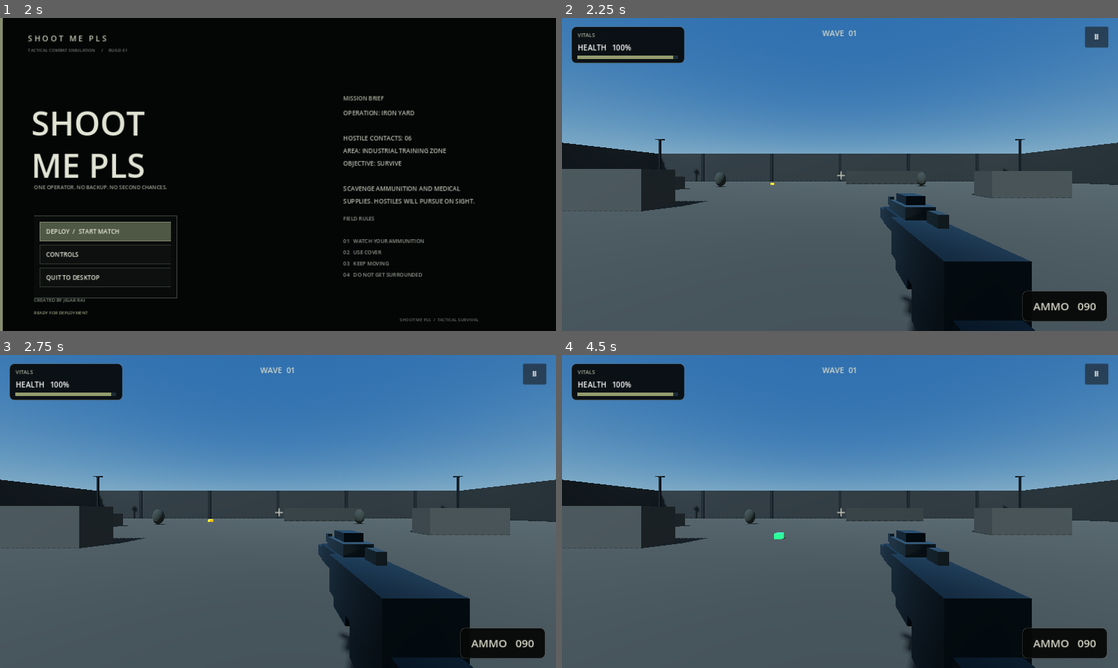
Above: before the commit, frames 1-4 (two rows, left to right).
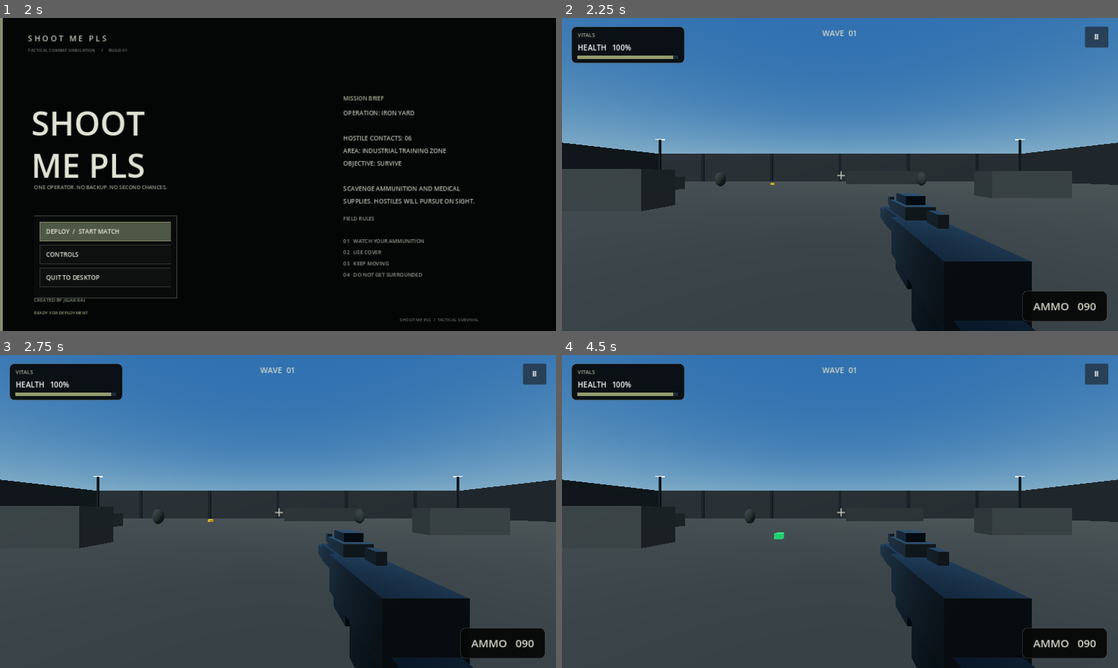
Above: after the commit, the same moments.

Repository: Jigar1234Nob/shootmepls
Game: Godot game, scene res://Scenes/Main.tscn
Same seed, same stepped clock (60 frames per second), same inputs: the game is played once before the commit and once after it.
Inputs:
- Up to frame 1 (2 s): click "CONTROLS" at 0.5 s; click "BACK TO MAIN MENU" at 1.25 s
- Up to frame 2 (2.25 s): click "DEPLOY / START MATCH" at 2 s
- Up to frame 3 (2.75 s): no input
- Up to frame 4 (4.5 s): click "Ⅱ" at 2.75 s; click "RESTART MATCH" at 3.5 s; click "DEPLOY / START MATCH" at 4.25 s

Frame 1 is identical in both runs. In frame 2, 2.8% of the frame differs, in the area x 14-100%, y 38-100%; in frame 3, 2.8%; in frame 4, 2.8%.

Commit message:
Polish screen-space menus, neon fixtures and reduce rendering cost

Diff:
--- a/Scripts/Game.gd
+++ b/Scripts/Game.gd
@@ -1,6 +1,7 @@
 extends Node3D
 var player: CharacterBody3D
 var main_menu: Control
+var menu_layer: CanvasLayer
 var menu_status: Label
 var match_started := false
 var current_wave := 1
@@ -13,13 +14,13 @@
 	_show_start_screen()
 
 func _show_start_screen() -> void:
-	var layer := CanvasLayer.new()
-	layer.layer = 20
-	add_child(layer)
+	menu_layer = CanvasLayer.new()
+	menu_layer.layer = 20
+	add_child(menu_layer)
 	main_menu = Control.new()
 	main_menu.set_anchors_and_offsets_preset(Control.PRESET_FULL_RECT)
 	main_menu.process_mode = Node.PROCESS_MODE_ALWAYS
-	layer.add_child(main_menu)
+	menu_layer.add_child(main_menu)
 
 	var background := ColorRect.new()
 	background.set_anchors_and_offsets_preset(Control.PRESET_FULL_RECT)
@@ -164,9 +165,13 @@
 
 func _show_controls() -> void:
 	main_menu.visible = false
+	var controls_layer := CanvasLayer.new()
+	controls_layer.layer = 21
+	controls_layer.name = "ControlsLayer"
+	add_child(controls_layer)
 	controls_page = Control.new()
 	controls_page.set_anchors_and_offsets_preset(Control.PRESET_FULL_RECT)
-	add_child(controls_page)
+	controls_layer.add_child(controls_page)
 	var background := ColorRect.new()
 	background.set_anchors_and_offsets_preset(Control.PRESET_FULL_RECT)
 	background.color = Color(0.018, 0.024, 0.025)
@@ -186,7 +191,8 @@
 	var back := _menu_button("BACK TO MAIN MENU", true)
 	back.position = Vector2(82, 610)
 	back.pressed.connect(func():
-		controls_page.queue_free()
+		controls_layer.queue_free()
+		controls_page = null
 		main_menu.visible = true
 	)
 	controls_page.add_child(back)
@@ -304,7 +310,7 @@
 	sun.rotation_degrees = Vector3(-48, -28, 0)
 	sun.light_color = Color(0.82, 0.86, 0.91)
 	sun.light_energy = 0.72
-	sun.shadow_enabled = true
+	sun.shadow_enabled = false
 	add_child(sun)
 
 func _build_floor() -> void:
@@ -341,8 +347,8 @@
 	_add_static_box(Vector3(23, 0.8, -23), Vector3(3, 1.6, 3), Color(0.16, 0.18, 0.17))
 	_add_static_box(Vector3(21, 0.8, 19), Vector3(4, 1.6, 2.2), Color(0.20, 0.21, 0.19))
 	for x in [-27.0, 27.0]:
-		_add_static_box(Vector3(x, 4, 0), Vector3(0.22, 8, 0.22), Color(0.09, 0.10, 0.095))
-		_add_static_box(Vector3(x, 7.8, 0), Vector3(5, 0.22, 0.22), Color(0.09, 0.10, 0.095))
+		_add_static_box_emissive(Vector3(x, 4, 0), Vector3(0.22, 8, 0.22), Color(0.92, 0.98, 1.0), 2.8)
+		_add_static_box_emissive(Vector3(x, 7.8, 0), Vector3(5, 0.22, 0.22), Color(0.92, 0.98, 1.0), 2.8)
 
 func _build_map_details() -> void:
 	# Industrial lanes, container stacks and concrete dividers create readable combat routes.
@@ -358,13 +364,8 @@
 	# Industrial light poles and cool daylight fill.
 	for pos in [Vector3(-34, 0, -34), Vector3(34, 0, -34), Vector3(-34, 0, 34), Vector3(34, 0, 34)]:
 		_add_static_box(pos + Vector3(0, 4.0, 0), Vector3(0.28, 8.0, 0.28), Color(0.085, 0.095, 0.095))
-		_add_static_box(pos + Vector3(0, 8.1, 0), Vector3(1.2, 0.18, 0.55), Color(0.11, 0.13, 0.13))
-		var lamp := OmniLight3D.new()
-		lamp.position = pos + Vector3(0, 7.7, 0)
-		lamp.light_color = Color(0.68, 0.78, 0.86)
-		lamp.light_energy = 0.45
-		lamp.omni_range = 13.0
-		add_child(lamp)
+		_add_static_box_emissive(pos + Vector3(0, 8.1, 0), Vector3(1.2, 0.18, 0.55), Color(0.88, 0.96, 1.0), 1.5)
+		# Emissive fixtures provide the industrial look without costly per-pixel point lights.
 	# Painted lane markings and restrained hazard blocks are visual-only.
 	for z in [-31.0, 31.0]:
 		for x in range(-24, 25, 6):
@@ -392,6 +393,28 @@
 	collision.shape = shape
 	body.add_child(collision)
 
+func _add_static_box_emissive(pos: Vector3, size: Vector3, color: Color, energy: float) -> void:
+	var body := StaticBody3D.new()
+	body.position = pos
+	add_child(body)
+	var mesh := MeshInstance3D.new()
+	var box := BoxMesh.new()
+	box.size = size
+	mesh.mesh = box
+	var mat := StandardMaterial3D.new()
+	mat.albedo_color = color
+	mat.shading_mode = BaseMaterial3D.SHADING_MODE_UNSHADED
+	mat.emission_enabled = true
+	mat.emission = color
+	mat.emission_energy_multiplier = energy
+	mesh.material_override = mat
+	body.add_child(mesh)
+	var collision := CollisionShape3D.new()
+	var shape := BoxShape3D.new()
+	shape.size = size
+	collision.shape = shape
+	body.add_child(collision)
+
 func _material(color: Color, metal: float, rough: float) -> StandardMaterial3D:
 	var mat := StandardMaterial3D.new()
 	mat.albedo_color = color
